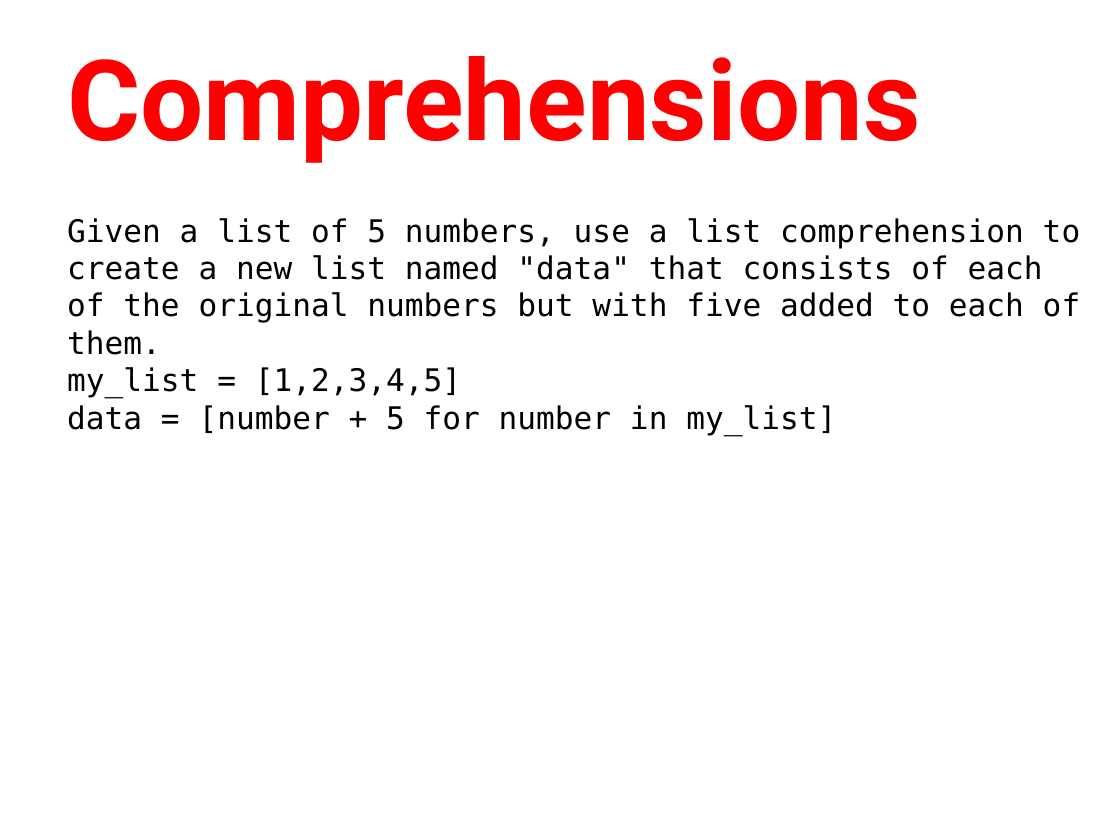
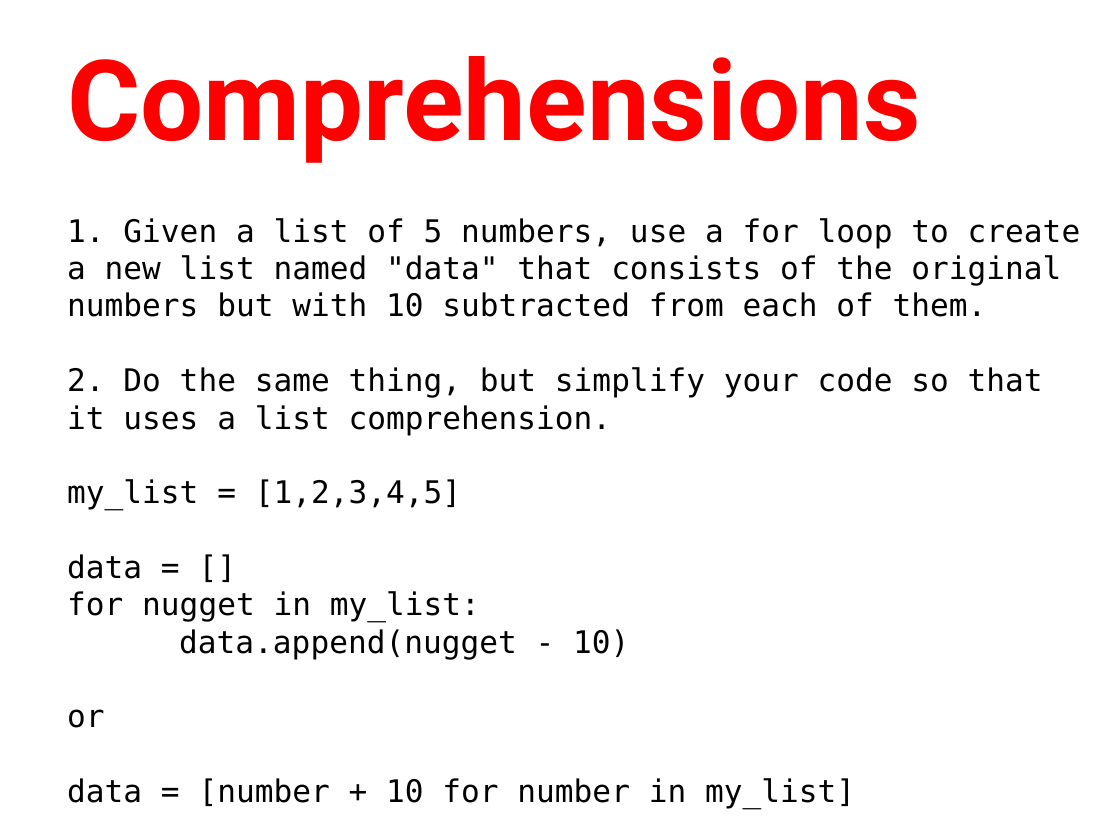
Before and after one commit to humanitiesprogramming/slides, a slide deck: slide 15 of 2018/python/Python Programming Concepts II.pptx (slide 13 before the commit). Drawn at 1120x840 pixels with LibreOffice and Linux fonts; fonts in the diff are those of the drawing. Boxes give left, top, right and bottom in pixels: in the first picture for what was removed or moved away, otherwise in the second. Text is boxed around its words. In the diff, an @@ line names an element or a change of style, - is before the commit and + after.

Commit message:
Add list comprehension materials

```diff
--- a/2018/python/Python Programming Concepts II.pptx
+++ b/2018/python/Python Programming Concepts II.pptx
@@ text at box(67, 218, 1081, 435): text changed @@
-Given a list of 5 numbers, use a list comprehension to create a new list named "data" that consists of each of the original numbers but with five added to each of them.
+1. Given a list of 5 numbers, use a for loop to create a new list named "data" that consists of the original numbers but with 10 subtracted from each of them.
+2. Do the same thing, but simplify your code so that it uses a list comprehension.
@@ text at box(67, 554, 855, 809): text changed @@
-data = [number + 5 for number in my_list]
+data = []
+for nugget in my_list:
+data.append(nugget - 10)
+or
+data = [number + 10 for number in my_list]
```
Also in this commit, not shown: 3 other slides changed, 2 slides added, 4 slides removed, 1 other file.
